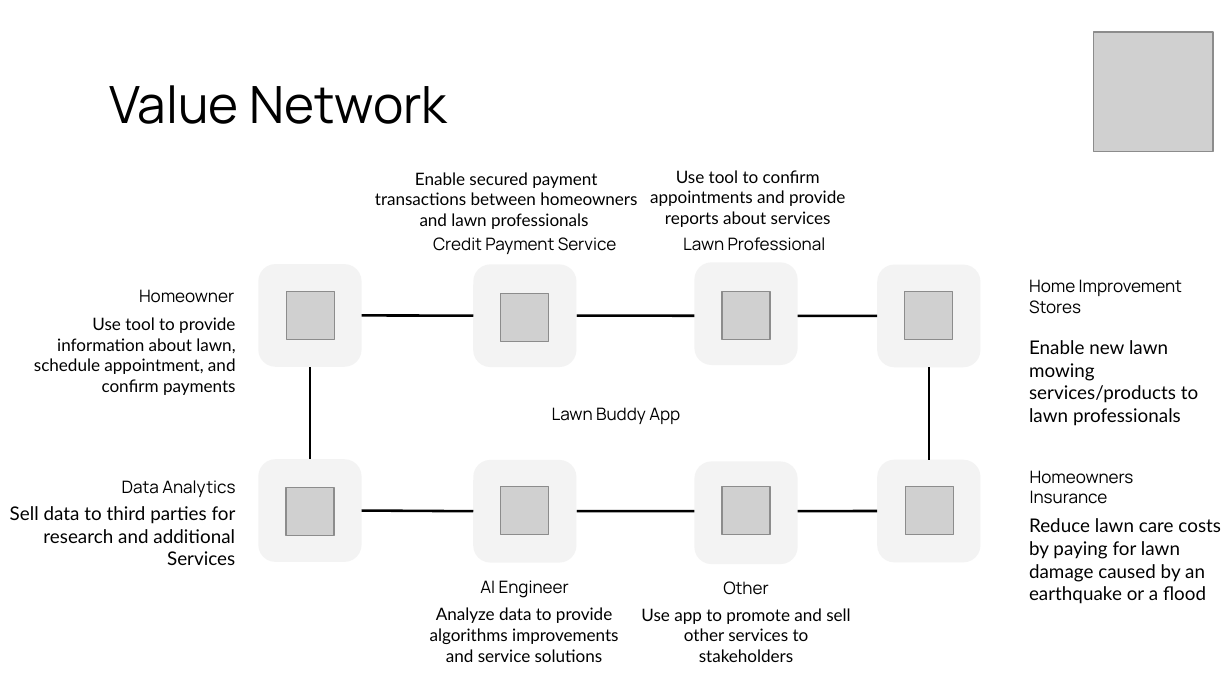
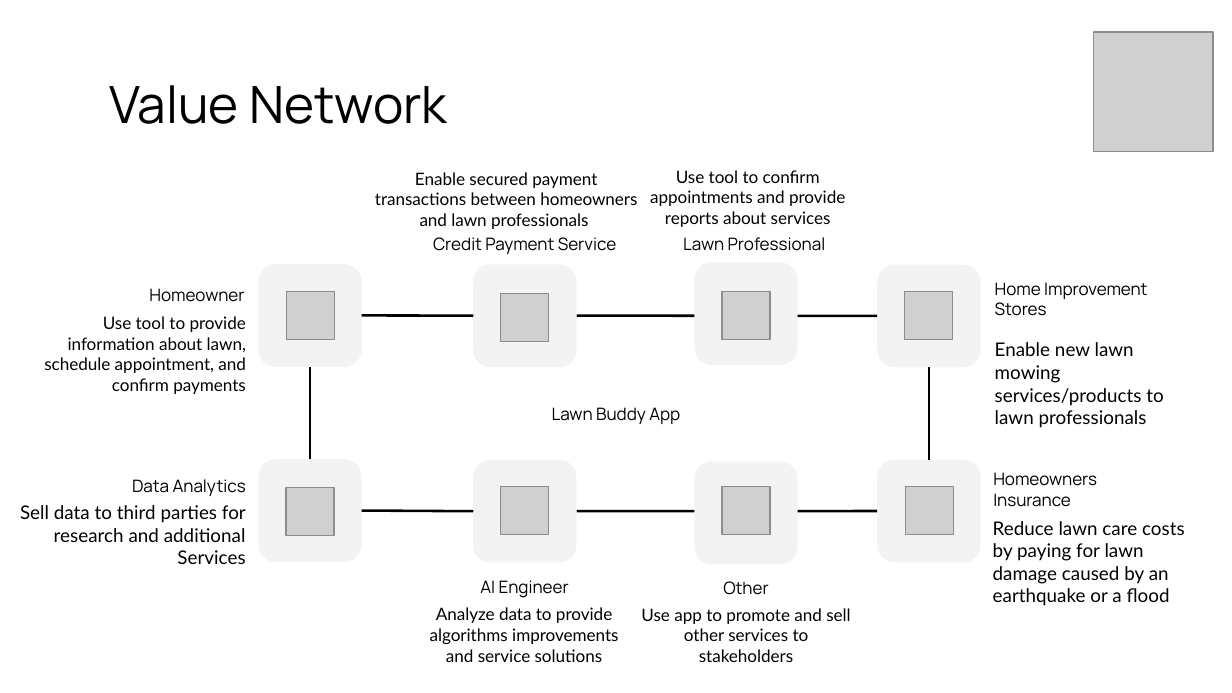
Before and after one commit to gasserahmed/VT-MIT, a slide deck: slide 5 of MGT5804-Leader Tech-Based Org/AI Automation Project/gasser18-AI_automation_project_slides.pptx (slide 2 before the commit). Drawn at 1232x693 pixels with LibreOffice and Linux fonts; fonts in the diff are those of the drawing; grey boxes stand for pictures. Boxes give left, top, right and bottom in pixels: in the first picture for what was removed or moved away, otherwise in the second. Text is boxed around its words. In the diff, an @@ line names an element or a change of style, - is before the commit and + after.

```diff
--- a/MGT5804-Leader Tech-Based Org/AI Automation Project/gasser18-AI_automation_project_slides.pptx
+++ b/MGT5804-Leader Tech-Based Org/AI Automation Project/gasser18-AI_automation_project_slides.pptx
@@ title "Home Improvement Stores": place and size @@
-title "Home Improvement Stores" at <box>1029,279,1182,314</box>
+title "Home Improvement Stores" at <box>995,282,1147,316</box>
@@ text "Enable new lawn mowing services/products ...": place and size @@
-text "Enable new lawn mowing services/products ..." at <box>1029,340,1198,426</box>
+text "Enable new lawn mowing services/products ..." at <box>995,342,1163,428</box>
@@ 2 titles, 1 text, 1 subtitle: place and size @@
-2 titles, 1 text, 1 subtitle at <box>10,289,236,565</box>
+2 titles, 1 text, 1 subtitle at <box>20,288,246,564</box>
@@ title "Homeowners Insurance": place and size @@
-title "Homeowners Insurance" at <box>1030,470,1134,504</box>
+title "Homeowners Insurance" at <box>993,472,1097,507</box>
@@ text "Reduce lawn care costs by ...": place and size @@
-text "Reduce lawn care costs by ..." at <box>1029,518,1221,604</box>
+text "Reduce lawn care costs by ..." at <box>993,521,1185,606</box>
```
Also in this commit, not shown: 3 other slides changed, 3 slides added, 2 other files.
